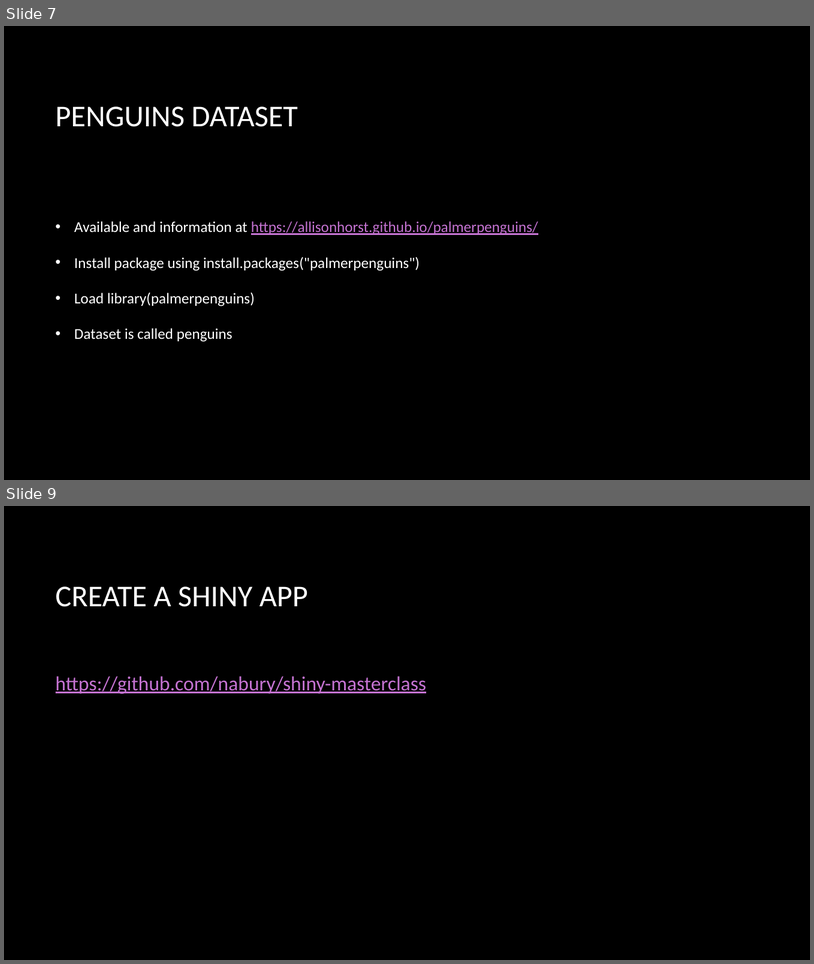
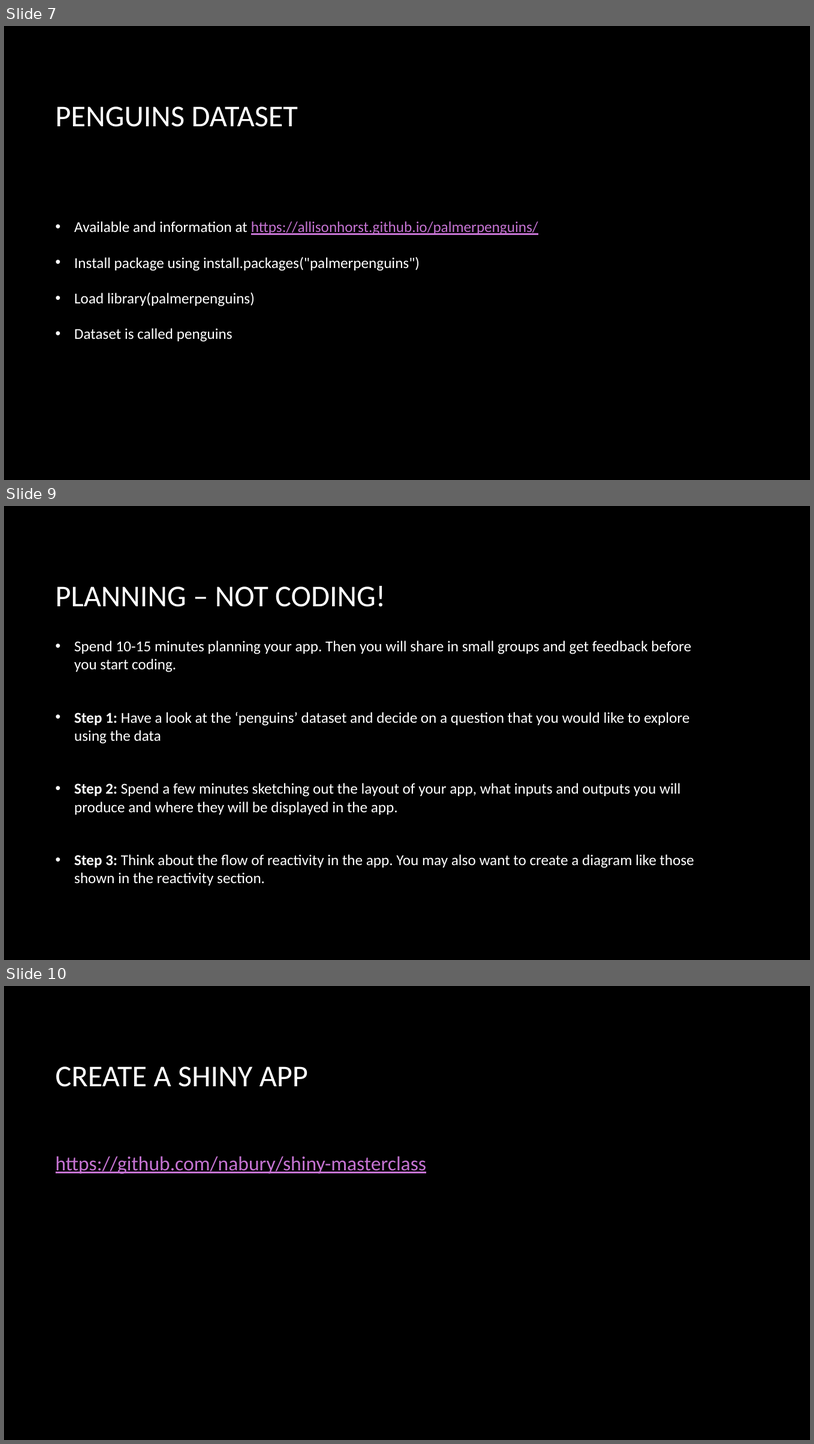
Before and after one commit to nabury/shiny-masterclass, a slide deck: Part 3/Slides part 3.pptx. Shown one above the other, each under a label of ours: slides 7 and 9 before the commit, slides 7, 9 and 10 after it; the slides between them are not shown. The pictures are 814x964 and 814x1444 pixels, drawn with LibreOffice and Linux fonts; fonts in the diff are those of the drawing; background and template pictures are left out. Boxes give left, top, right and bottom in pixels: in the first picture for what was removed or moved away, otherwise in the second. Text is boxed around its words. In the diff, an @@ line names an element or a change of style, - is before the commit and + after.

```diff
--- a/Part 3/Slides part 3.pptx
+++ b/Part 3/Slides part 3.pptx
@@ slide 9 added at [4,506,810,960], background picture (left out) @@
@@ title added at [56,586,386,607], 36 pt, text #FFFFFF @@
+PLANNING – NOT CODING!
@@ text added at [74,640,694,885], 18 pt, text #FFFFFF @@
+• Spend 10-15 minutes planning your app. Then you will share in small groups and get feedback before you start coding.
+• Step 1: Have a look at the ‘penguins’ dataset and decide on a question that you would like to explore using the data
+• Step 2: Spend a few minutes sketching out the layout of your app, what inputs and outputs you will produce and where they will be displayed in the app.
+• Step 3: Think about the flow of reactivity in the app. You may also want to create a diagram like those shown in the reactivity section.
@@ what was slide 9 is now slide 10 @@
```
Also in this commit, not shown: 1 other slide added, 1 slide removed.
